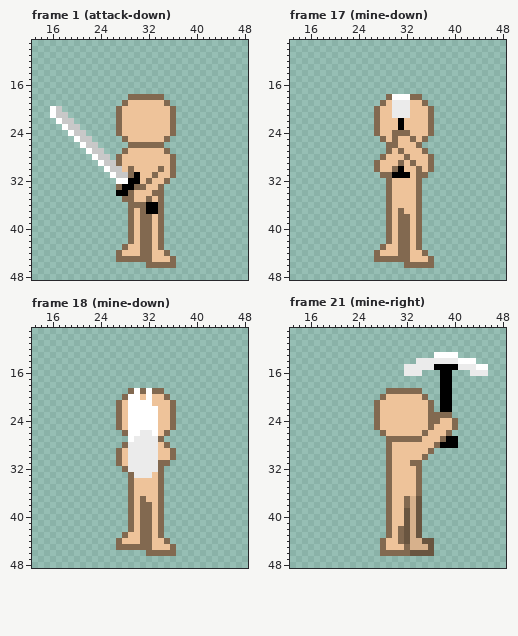
Pixel-art file: Shroomfall/entity/player/item.aseprite. Above is the file before it was changed.
48x64 pixels, 32 frames. Shown: frame 1 (attack-down): x 13..48, y 9..48; frame 17 (mine-down): x 13..48, y 9..48; frame 18 (mine-down): x 13..48, y 9..48; frame 21 (mine-right): x 13..48, y 9..48. The old version is drawn lined up with the new one, on the new canvas. The commit also changed other frames, which this record leaves out.
Once edited:
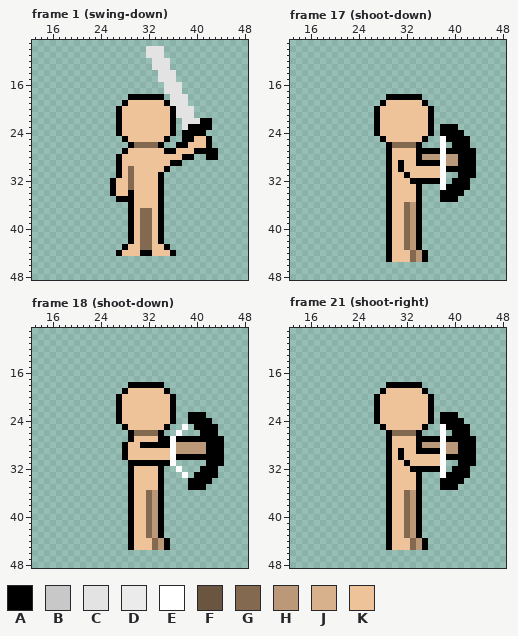
Palette (. is transparent): A #000000  B #c8c8c8  C #e3e3e3  D #ebebeb  E #ffffff  F #695540  G #826950  H #bb9978  J #d7b18c  K #eec39a
From old to new:
canvas 48x64 -> 64x64, the old top-left corner now at 8,1 (the part of the old canvas that was cut away was empty and is not shown)
Changed rows in their new state; - is an unchanged pixel.
Frame 1 (swing-down):
first column x 16:
10 ----------------CCC---------
11 ----------------CCC---------
12 -----------------CCC--------
13 -----------------CCC--------
14 ------------------CCC-------
15 ------------------CCC-------
16 -------------------CCC------
17 -------------------CCC------
18 -------------AAAAAA-CCC-----
19 ------------A------ACCC-----
20 ..---------A--------ACCC----
21 ...--------A--------ACCC----
22 -...-------A--------A-CCCAA-
23 --...------A--------A-CAAAA-
24 ---...-----A--------A-AAAA--
25 ----...-----A------A--AAKKA-
26 -----...-----A----A--AAKKKA-
27 ------...---A------AAKKKAAAA
28 -------...-A--------KKAA--AA
29 --------...A--------AA------
30 ---------..A------KA.-------
31 ----------.AK-K--KA..-------
32 ----------AKKGK-K-A.--------
33 ----------AKKGKK--A---------
34 ----------AKKA---KA---------
35 -----------AAA--K-A---------
36 -------------AKKKKA---------
37 -------------A--GKA---------
38 -------------A----A---------
39 -------------A----A---------
40 -------------A----A---------
41 -------------A----A---------
42 -------------A----A---------
43 ------------A-----KA--------
44 -----------A---AA--KA-------
45 -----------..........-------
46 ----------------.....-------
Frame 17 (shoot-down):
first column x 27:
18 --AAAAAA---------
19 -A-KKK--A--------
20 A--KKK---A-------
21 A--KKK---A-------
22 A---K----A-------
23 A---K----A-AAA---
24 A--KKK---A-AAAA--
25 -A-K--K-A--EAAAA-
26 --A-GGGA---E-AAA-
27 --A-K--AAAAEAAAAA
28 -.A--K-AHHHEHHAAA
29 ..A-A-KAAAAEHHAAA
30 ..AK---K-KKEAAAAA
31 -.AKK--KKKKE--AAA
32 --A---AAAAAE-AAA-
33 --A----A---EAAAA-
34 --A----A---AAAA--
35 --A----A---AAA---
36 --A--GHA---------
37 --A-KGHA---------
38 --A-K-HA---------
39 --A-K-HA---------
40 --A-K-HA---------
41 --A-K-HA---------
42 --A-K-HA---------
43 -.A-K-HA---------
44 ..A-KKGHA--------
45 ..AKKKGHA.-------
46 -----.....-------
Frame 18 (shoot-down):
first column x 27:
18 --AAAAAA----------
19 -AKKKKKKA---------
20 AKKK-K--KA--------
21 A-KKKK---A--------
22 A-KKKKK--A--------
23 A-KKKKK--A--AAA---
24 A-KKKKK--A--AAAA--
25 .AKKKKK-A.-E-AAAA-
26 -.AGGGGA.-E---AAA-
27 --AKKKKAAEAAAAAAAA
28 -AKKAAAAAEHHHHHAAA
29 .AKKKKK--EHHHHHAAA
30 .AKKKKK--EAAAAAAAA
31 ..AAAAAAAE-----AAA
32 -.AKKKKA--E---AAA-
33 --AKKK-A---E-AAAA-
34 --A----A----AAAA--
35 --A----A----AAA---
36 --A--GHA----------
37 --A-KGHA----------
38 --A-K-HA----------
39 --A-K-HA----------
40 --A-K-HA----------
41 --A-K-HA----------
42 --A-K-HA----------
43 -.A-K-HA----------
44 ..A-KKGHA---------
45 ..AKKKGHA.--------
46 -----.....--------
Frame 21 (shoot-right):
first column x 27:
13 ----------....-----
14 -------..........--
15 -----..............
16 -----...---..---...
17 -----------..------
18 --AAAAAA---..------
19 -AKKKKKKA--..------
20 AK------KA-..------
21 A--------A-..------
22 A--------A-..------
23 A--------A.AAA-----
24 A--------A.AAAA----
25 .A------A..EAAAA---
26 -.AGGGGA...E.AAA---
27 --AKKKKAAAAE--AAA--
28 --A----AHHHEHHAAA--
29 --A-A--AAAAEHHAAA--
30 --A-A---KKKEAAAAA--
31 --A--AKKKKKE--AAA--
32 --A---AAAAAE-AAA---
33 --A----A---EAAAA---
34 --A----A---AAAA----
35 --A----A---AAA-----
36 --A--GHA-----------
37 --A---HA-----------
38 --A---HA-----------
39 --A--GHA-----------
40 --A--GHA-----------
41 --A--GHA-----------
42 --A-KGHA-----------
43 --A-KGHA-----------
44 -.A-KKGHA.---------
45 -.A--KGHA.---------
46 -.........---------
Changed places in both pictures, as pixel boxes (x1, y1, x2, y2):
changed: (50, 46, 218, 268)
changed: (374, 94, 476, 268)
changed: (116, 382, 224, 556)
changed: (374, 352, 488, 556)
